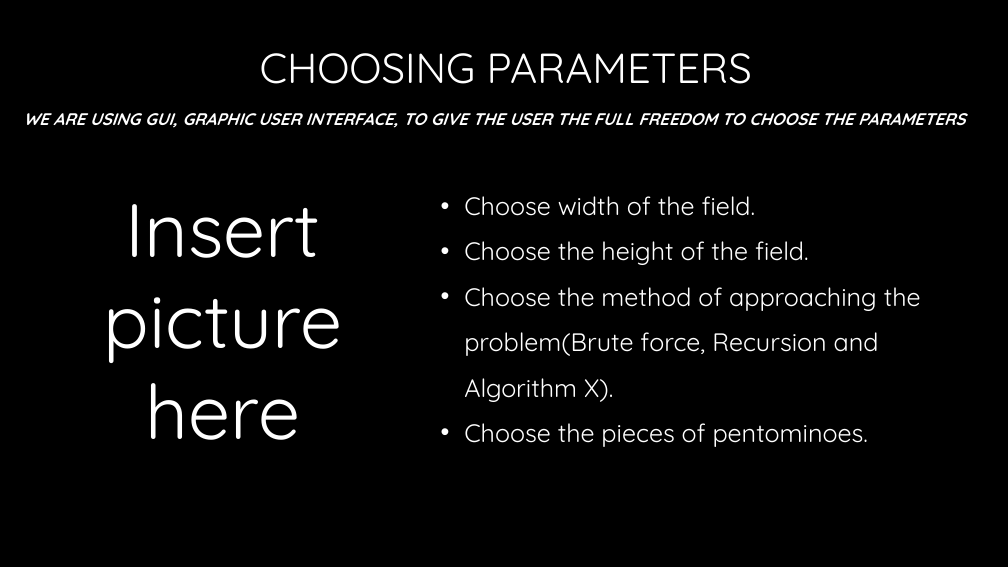
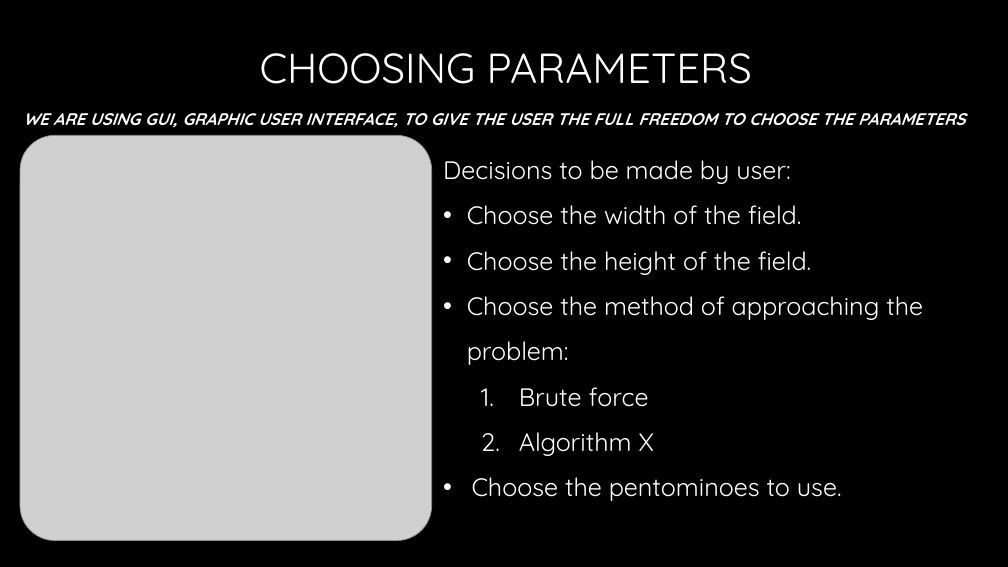
Before and after one commit to Hookz/pentominoes, a slide deck: slide 3 of Pentominoes.pptx. Drawn at 1008x567 pixels with LibreOffice and Linux fonts; fonts in the diff are those of the drawing; grey boxes stand for pictures; background and template pictures are left out. Boxes give left, top, right and bottom in pixels: in the first picture for what was removed or moved away, otherwise in the second. Text is boxed around its words. In the diff, an @@ line names an element or a change of style, - is before the commit and + after.

Commit message:
Updated PTT (improved slides about AlgX + new pictures)

```diff
--- a/Pentominoes.pptx
+++ b/Pentominoes.pptx
@@ picture added at <box>20,135,432,541</box> @@
@@ text "Decisions to be made by ...": place and size @@
-text "Decisions to be made by ..." at <box>464,196,921,447</box>
+text "Decisions to be made by ..." at <box>443,160,923,501</box>
@@ text at <box>443,160,802,225</box>: text changed @@
-• Choose width of the field.
+Decisions to be made by user:
+• Choose the width of the field.
@@ text removed at <box>104,204,343,440</box> @@
-Insert picture here
@@ text at <box>467,296,923,501</box>: text changed @@
-• Choose the method of approaching the problem(Brute force, Recursion and Algorithm X).
-• Choose the pieces of pentominoes.
+• Choose the method of approaching the problem:
+  1. Brute force
+  2. Algorithm X
+• Choose the pentominoes to use.
```
Also in this commit, not shown: 4 other slides changed, 12 slides added, 3 slides removed.
